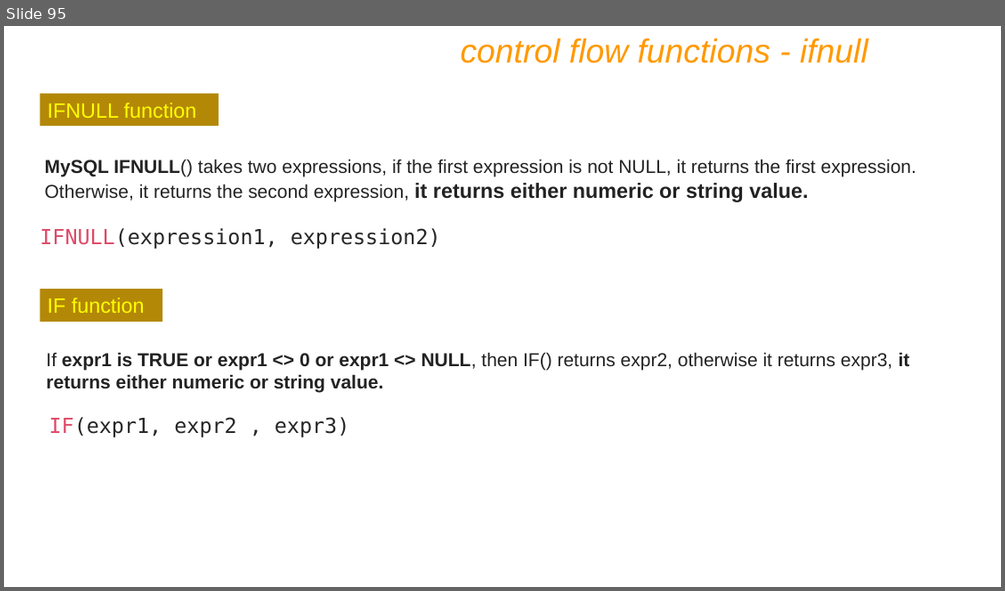
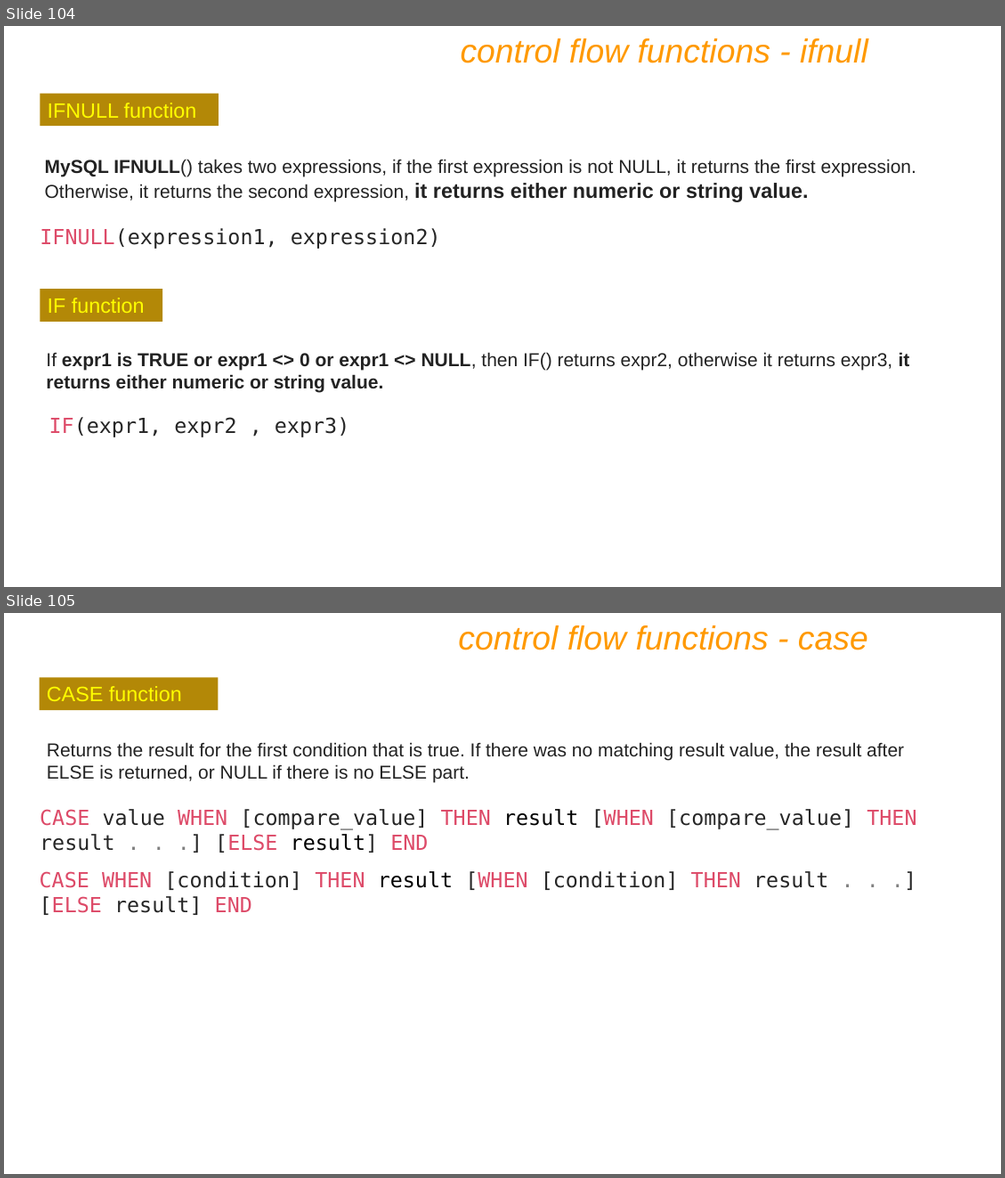
Before and after one commit to Abhis0702/DBT_MySQL, a slide deck: IET MySQL PPT Ver9.pptx. Shown one above the other, each under a label of ours: slide 95 before the commit, slides 104 and 105 after it. The pictures are 1005x591 and 1005x1178 pixels, drawn with LibreOffice and Linux fonts; fonts in the diff are those of the drawing. Boxes give left, top, right and bottom in pixels: in the first picture for what was removed or moved away, otherwise in the second. Text is boxed around its words. In the diff, an @@ line names an element or a change of style, - is before the commit and + after.

```diff
--- a/IET MySQL PPT Ver9.pptx
+++ b/IET MySQL PPT Ver9.pptx
@@ slide 105 added at bbox=[4, 613, 1001, 1174], background #FFFFFF @@
@@ text added at bbox=[458, 625, 868, 650], 32 pt, text #FF9900, italic @@
+control flow functions - case
@@ rectangle added at bbox=[39, 677, 218, 710], fill #B38807, 20 pt, text #FFFF00 @@
+CASE function
@@ text added at bbox=[47, 742, 904, 783], 18 pt, text #222222 @@
+Returns the result for the first condition that is true. If there was no matching result value, the result after ELSE is returned, or NULL if there is no ELSE part.
@@ text added at bbox=[40, 809, 916, 852], 20 pt, text #262626 @@
+CASE value WHEN [compare_value] THEN result [WHEN [compare_value] THEN result . . .] [ELSE result] END
@@ text added at bbox=[40, 871, 828, 915], 20 pt, text #262626 @@
+CASE WHEN [condition] THEN result [WHEN [condition] THEN result . . .] [ELSE result] END
@@ what was slide 95 is now slide 104 @@
```
Also in this commit, not shown: 4 slides changed, 83 other slides added.
